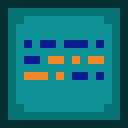
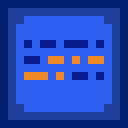
Layered file, before and after one edit (128px x 128px). Changes by layer:
painted on "Base" over bbox(0, 0, 128, 128)
